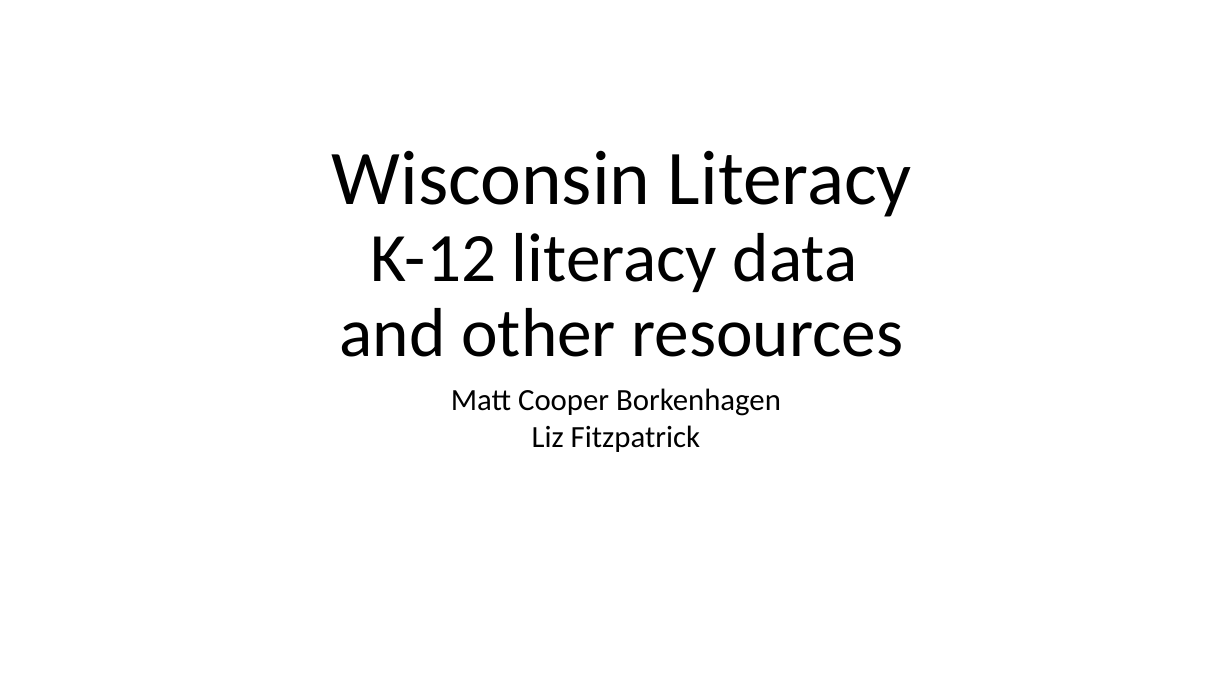
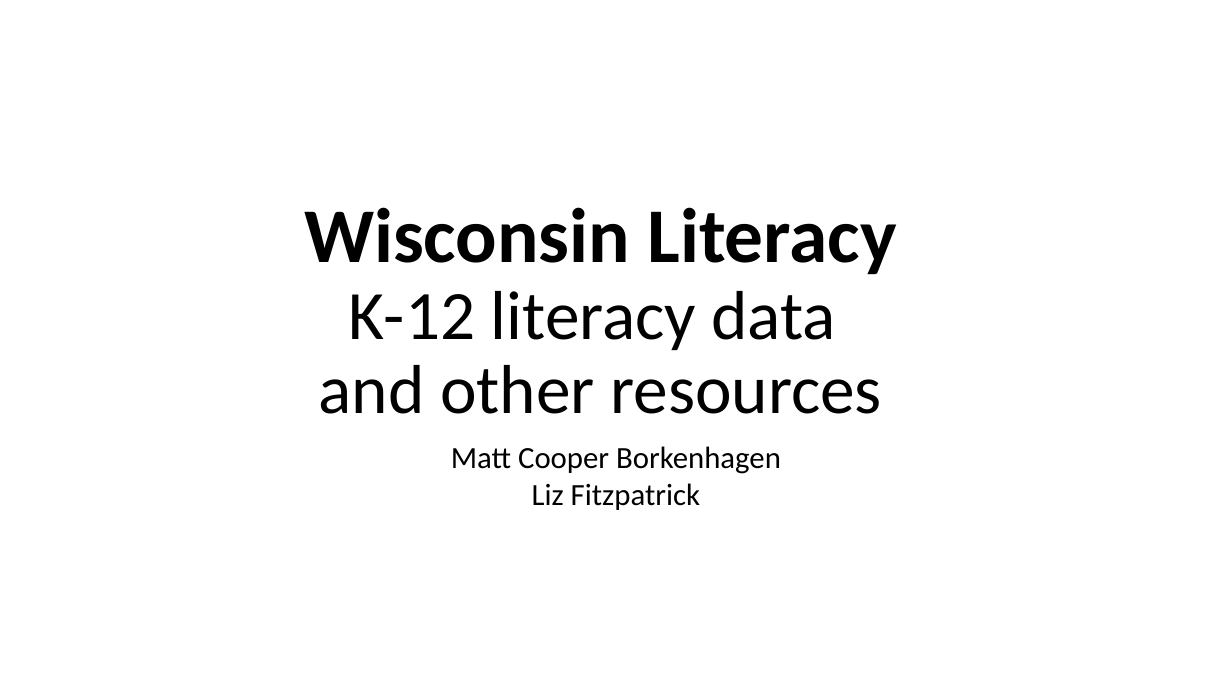
Before and after one commit to MCooperBorkenhagen/wisconsin_literacy_member_data, a slide deck: slide 1 of resources/member_data_webinar.pptx. Drawn at 1232x693 pixels with LibreOffice and Linux fonts; fonts in the diff are those of the drawing. Boxes give left, top, right and bottom in pixels: in the first picture for what was removed or moved away, otherwise in the second. Text is boxed around its words. In the diff, an @@ line names an element or a change of style, - is before the commit and + after.

```diff
--- a/resources/member_data_webinar.pptx
+++ b/resources/member_data_webinar.pptx
@@ title "Wisconsin Literacy K-12 literacy data ...": place and size @@
-title "Wisconsin Literacy K-12 literacy data ..." at [332,150,912,357]
+title "Wisconsin Literacy K-12 literacy data ..." at [304,207,897,414]
@@ title "Wisconsin Literacy K-12 literacy data ..." at [304,207,897,414]: bold on in "Wisconsin Literacy" @@
@@ subtitle "Matt Cooper Borkenhagen": place and size @@
-subtitle "Matt Cooper Borkenhagen" at [451,388,781,452]
+subtitle "Matt Cooper Borkenhagen" at [451,446,781,510]
```
Also in this commit, not shown: 10 other slides changed, 5 slides added, 1 slide removed, 5 other files.
